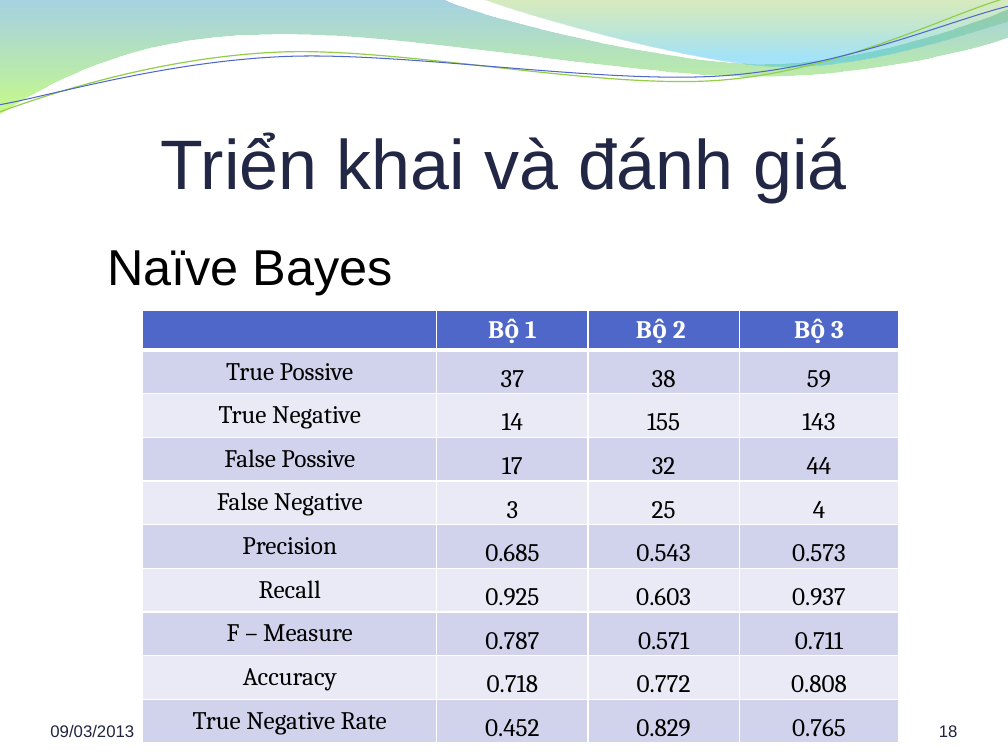
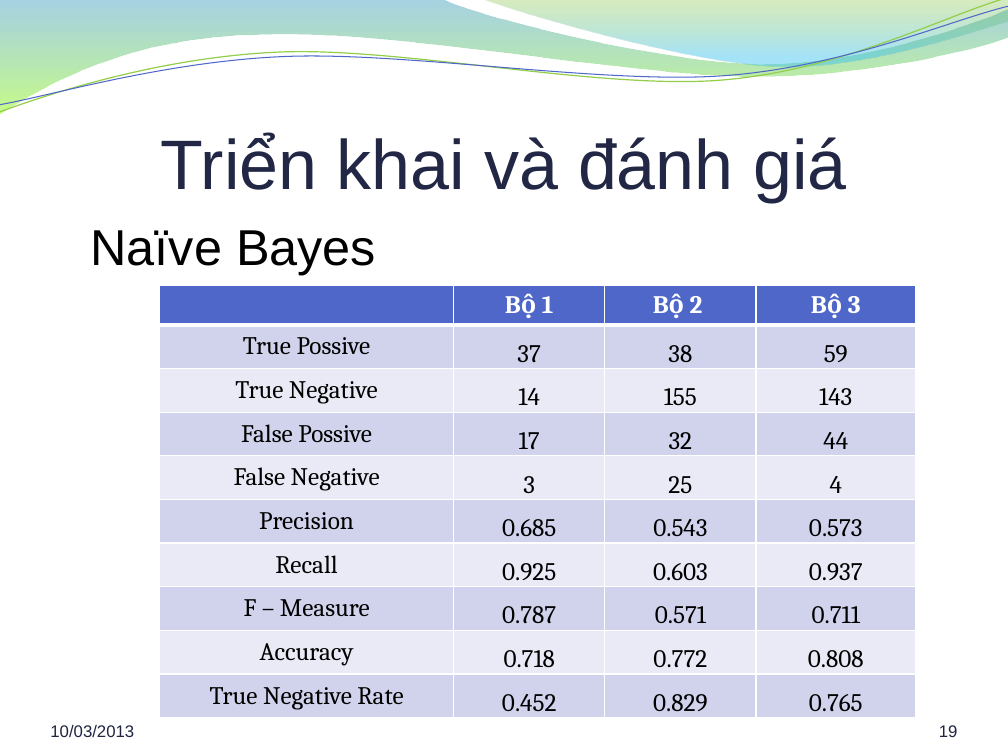
Before and after one commit to hung94it/benhvien, a slide deck: slide 19 of Diabetes/Documents/Report/Bao cao khoa luan.pptx (slide 18 before the commit). Drawn at 1008x756 pixels with LibreOffice and Linux fonts; fonts in the diff are those of the drawing; background and template pictures are left out. Boxes give left, top, right and bottom in pixels: in the first picture for what was removed or moved away, otherwise in the second. Text is boxed around its words. In the diff, an @@ line names an element or a change of style, - is before the commit and + after.

```diff
--- a/Diabetes/Documents/Report/Bao cao khoa luan.pptx
+++ b/Diabetes/Documents/Report/Bao cao khoa luan.pptx
@@ text "Naïve Bayes": place and size @@
-text "Naïve Bayes" at bbox=[107, 250, 393, 295]
+text "Naïve Bayes" at bbox=[91, 230, 376, 275]
@@ table: place and size @@
-table at bbox=[143, 310, 899, 741]
+table at bbox=[159, 285, 915, 734]
@@ text at bbox=[50, 725, 134, 737]: text changed @@
-09/03/2013
+10/03/2013
@@ page number at bbox=[939, 725, 958, 737]: text changed @@
-18
+19
```
Also in this commit, not shown: 24 other slides changed, 2 slides added, 1 slide removed, 1 other file.
